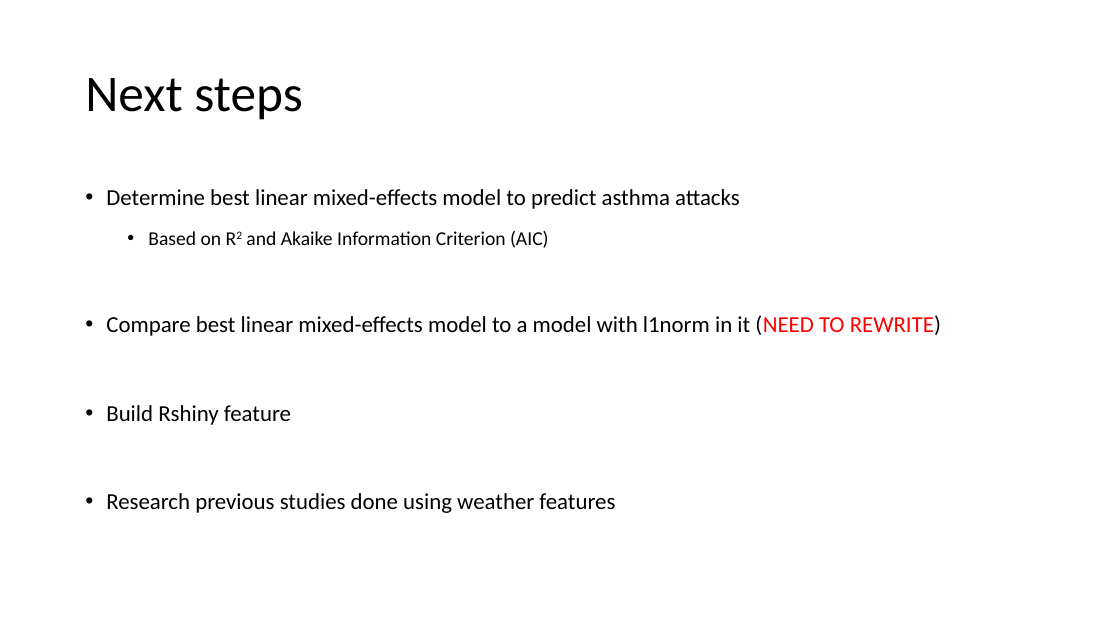
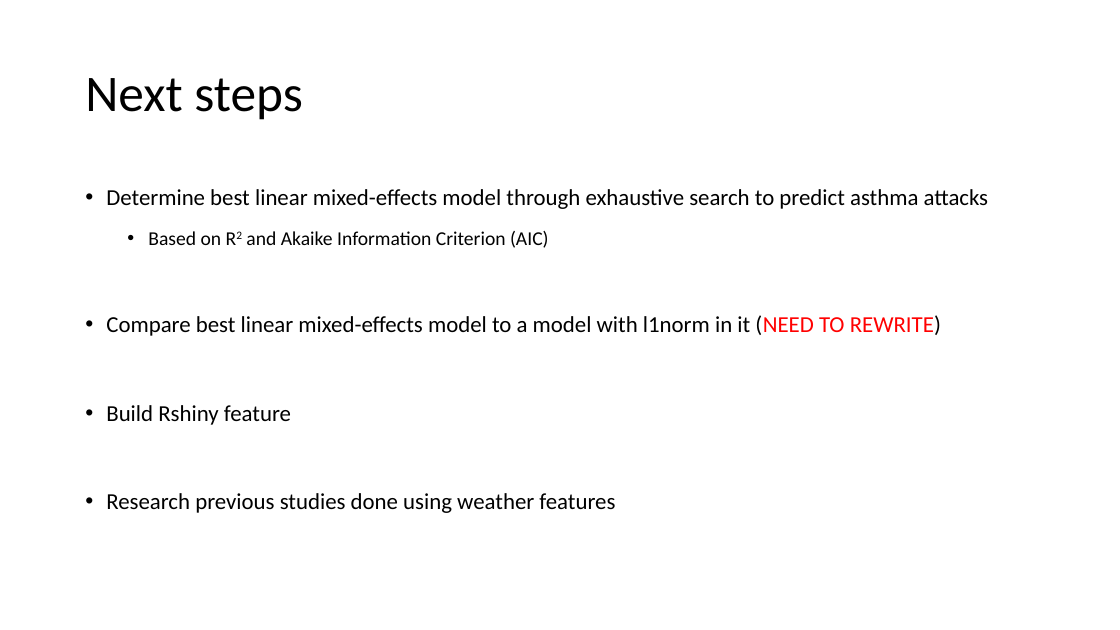
Before and after one commit to donaldsonm731/Asthma_Prediction, a slide deck: slide 15 of Mid_Semester_Pres.pptx. Drawn at 1120x630 pixels with LibreOffice and Linux fonts; fonts in the diff are those of the drawing. Boxes give left, top, right and bottom in pixels: in the first picture for what was removed or moved away, otherwise in the second. Text is boxed around its words. In the diff, an @@ line names an element or a change of style, - is before the commit and + after.

```diff
--- a/Mid_Semester_Pres.pptx
+++ b/Mid_Semester_Pres.pptx
@@ text at bbox=[106, 189, 989, 209]: text changed @@
-• Determine best linear mixed-effects model to predict asthma attacks
+• Determine best linear mixed-effects model through exhaustive search to predict asthma attacks
```
Also in this commit, not shown: 7 other slides changed, 1 slide added, 1 slide removed.
